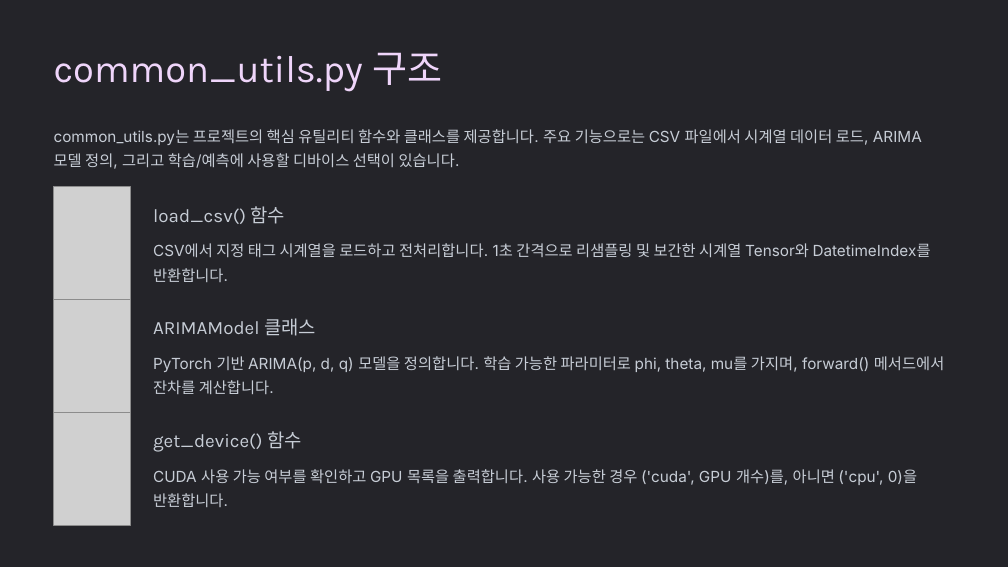
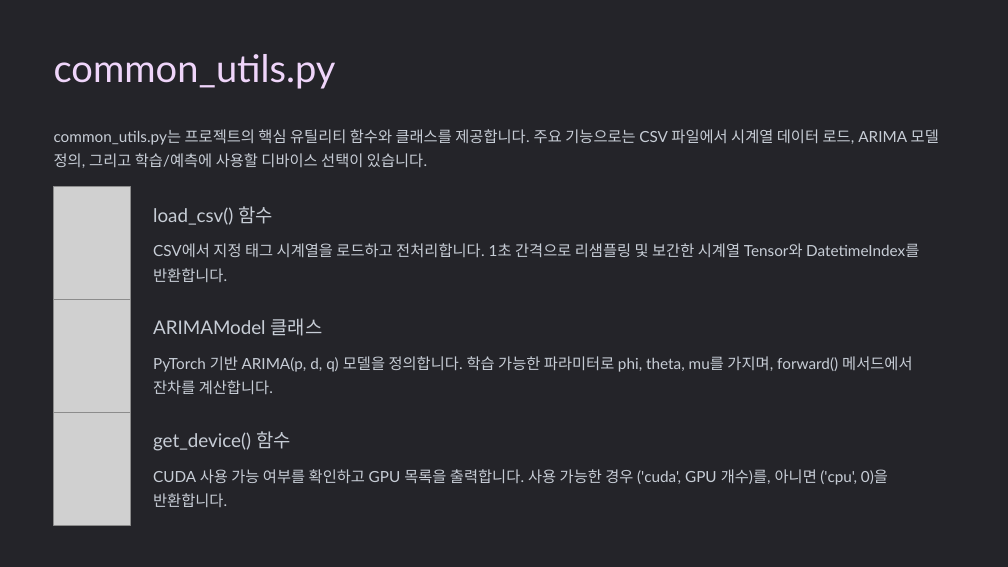
Before and after one commit to dhkeum9886/kmu-deeplearning, a slide deck: slide 6 of 과제/딥러닝특론_8주차과제_K2025029_금동환.pptx. Drawn at 1008x567 pixels with LibreOffice and Linux fonts; fonts in the diff are those of the drawing; grey boxes stand for pictures; background and template pictures are left out. Boxes give left, top, right and bottom in pixels: in the first picture for what was removed or moved away, otherwise in the second. Text is boxed around its words. In the diff, an @@ line names an element or a change of style, - is before the commit and + after.

```diff
--- a/과제/딥러닝특론_8주차과제_K2025029_금동환.pptx
+++ b/과제/딥러닝특론_8주차과제_K2025029_금동환.pptx
@@ text at <box>54,54,336,89</box>: text changed; font Karla to Lato @@
-common_utils.py 구조
+common_utils.py
@@ font Karla to Lato in 3 elements at <box>153,206,273,225</box>, <box>153,318,323,336</box>, <box>153,431,291,451</box> @@
@@ font Inter to Lato in 4 elements at <box>54,129,939,168</box>, <box>153,243,919,282</box>, <box>153,356,912,394</box>, <box>153,469,888,507</box> @@
```
Also in this commit, not shown: 9 other slides changed, 1 slide added.
